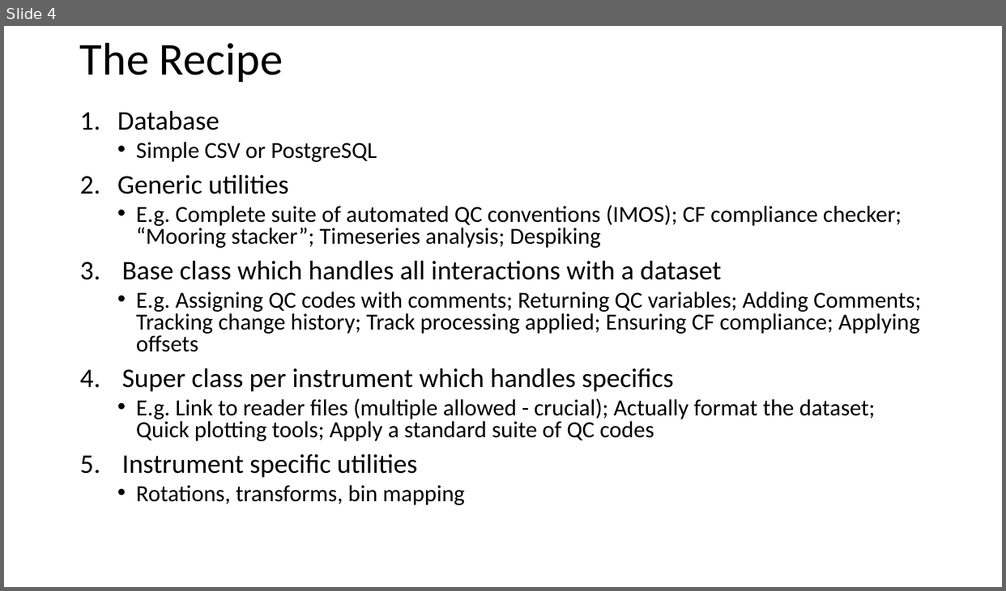
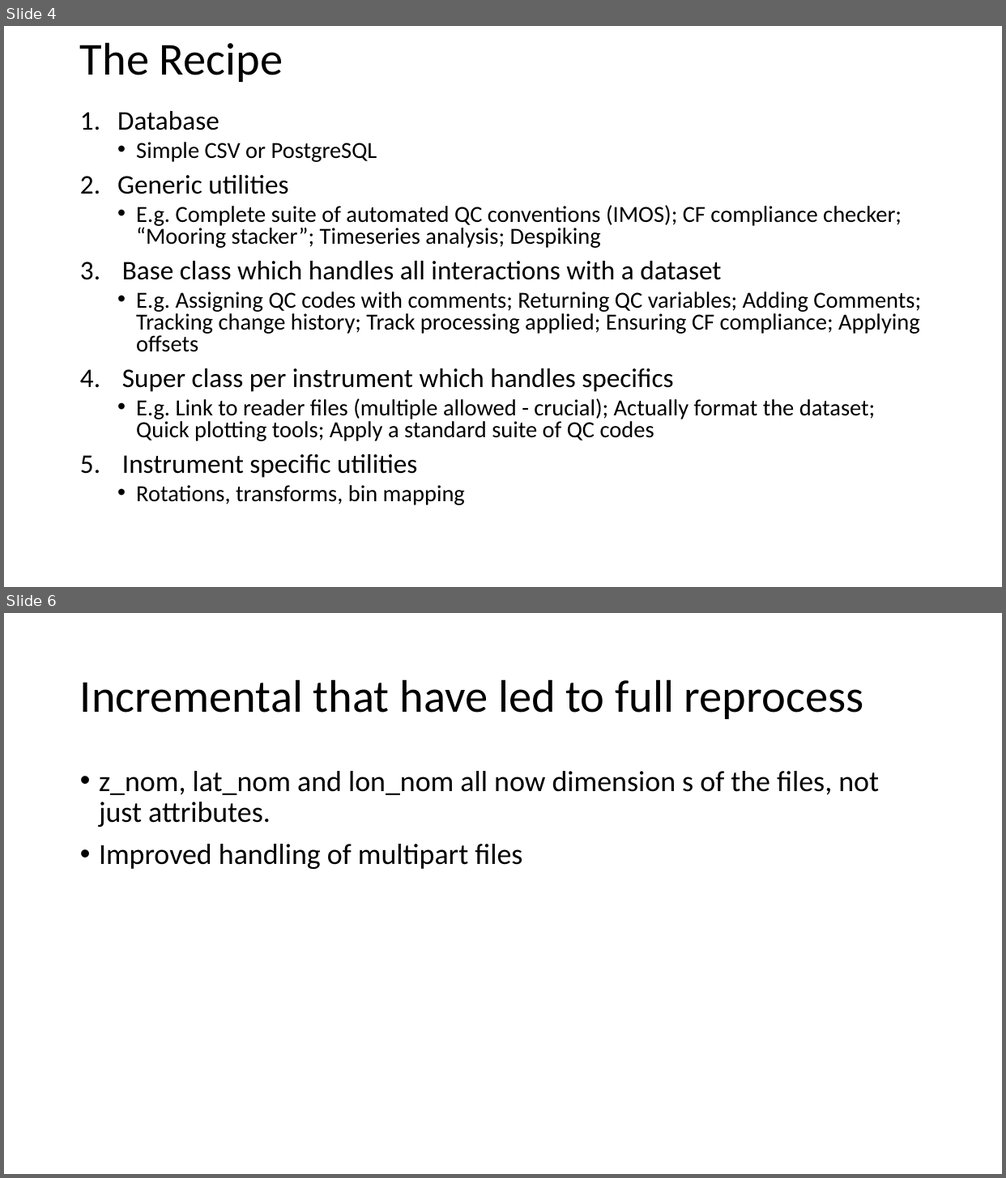
Before and after one commit to iosonobert/pIMOS, a slide deck: experiments/OCean Dynamics Archiving.pptx. Shown one above the other, each under a label of ours: slide 4 before the commit, slides 4 and 6 after it; the slides between them are not shown. The pictures are 1006x591 and 1006x1178 pixels, drawn with LibreOffice and Linux fonts; fonts in the diff are those of the drawing. Boxes give left, top, right and bottom in pixels: in the first picture for what was removed or moved away, otherwise in the second. Text is boxed around its words. In the diff, an @@ line names an element or a change of style, - is before the commit and + after.

```diff
--- a/experiments/OCean Dynamics Archiving.pptx
+++ b/experiments/OCean Dynamics Archiving.pptx
@@ slide 6 added at (x1=4, y1=613, x2=1002, y2=1174), background #FFFFFF @@
@@ title added at (x1=80, y1=679, x2=863, y2=719), 44 pt, text #000000 @@
+Incremental that have led to full reprocess
@@ text added at (x1=99, y1=771, x2=879, y2=869), 28 pt, text #000000 @@
+• z_nom, lat_nom and lon_nom all now dimension s of the files, not just attributes.
+• Improved handling of multipart files
```
Also in this commit, not shown: 2 slides changed, 3 other slides added, 35 other files.
